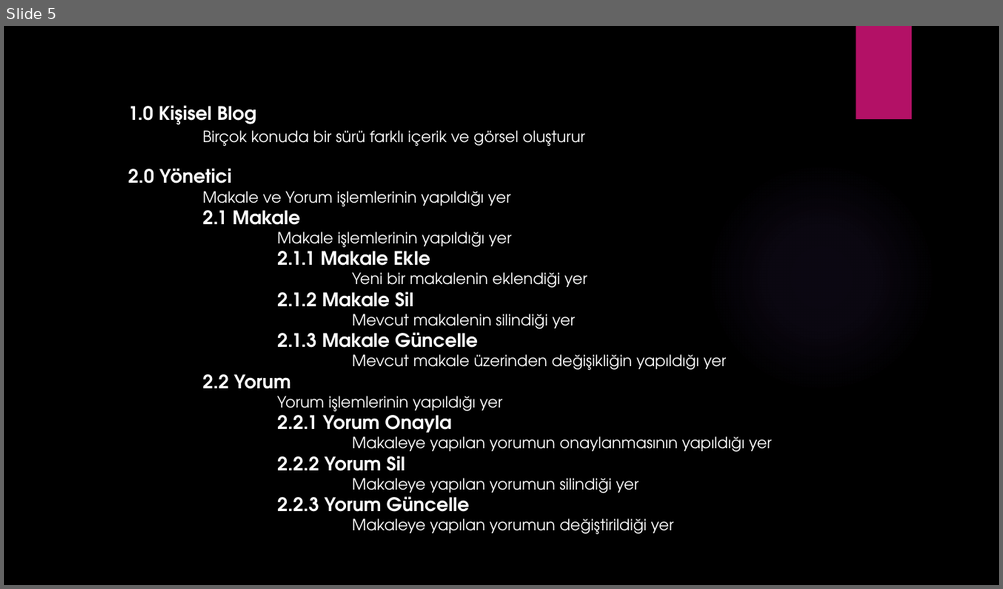
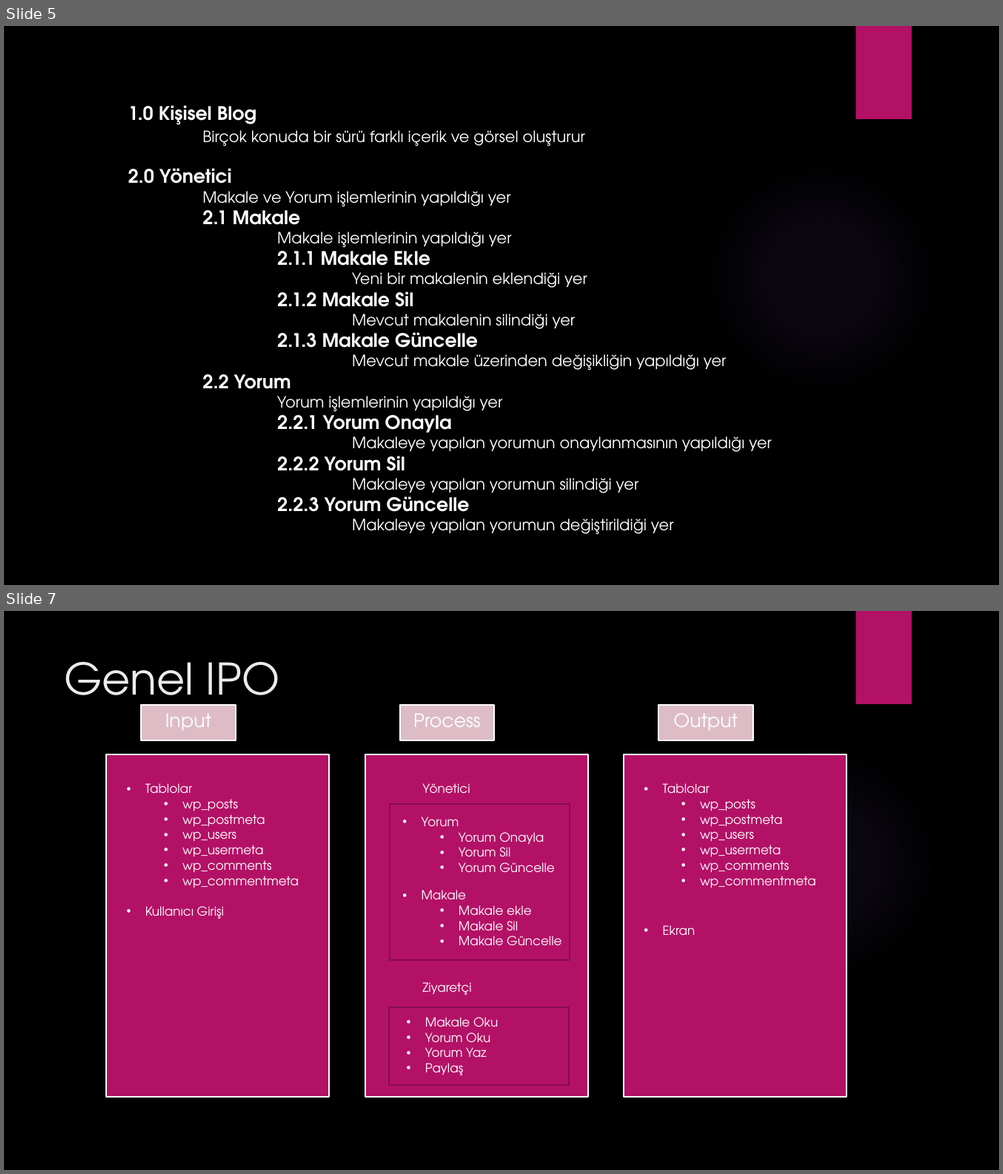
Before and after one commit to ekaraman89/Sistem-Analiz-ve-Tasar-m-, a slide deck: Sistem Analizi ve Tasarımı 2. Sunum.pptx. Shown one above the other, each under a label of ours: slide 5 before the commit, slides 5 and 7 after it; the slides between them are not shown. The pictures are 1003x589 and 1003x1174 pixels, drawn with LibreOffice and Linux fonts; fonts in the diff are those of the drawing; background and template pictures are left out. Boxes give left, top, right and bottom in pixels: in the first picture for what was removed or moved away, otherwise in the second. Text is boxed around its words. In the diff, an @@ line names an element or a change of style, - is before the commit and + after.

```diff
--- a/Sistem Analizi ve Tasarımı 2. Sunum.pptx
+++ b/Sistem Analizi ve Tasarımı 2. Sunum.pptx
@@ slide 7 added at (4, 611, 999, 1170), background picture (left out); not listed: 2 template elements that a slide beside it also shows @@
@@ title added at (64, 661, 279, 715), 42 pt, text #EBEBEB @@
+Genel IPO
@@ group added at (106, 705, 846, 1097): 3 freeform shapes, 3 rectangles @@
+  •• Tablolar
+    •• wp_posts
+    •• wp_postmeta
+    •• wp_users
+    •• wp_usermeta
+    •• wp_comments
+    •• wp_commentmeta
+  •• Kullanıcı Girişi
+Input
+    Yönetici
+    Ziyaretçi
+Process
+  •• Tablolar
+    •• wp_posts
+    •• wp_postmeta
+    •• wp_users
+    •• wp_usermeta
+    •• wp_comments
+    •• wp_commentmeta
+  •• Ekran
+Output
@@ rectangle added at (390, 804, 569, 960), fill #B31166, outline #840D4B 1.5 pt @@
@@ text added at (421, 817, 554, 873), 12 pt, text #FFFFFF @@
+  •• Yorum
+    •• Yorum Onayla
+    •• Yorum Sil
+    •• Yorum Güncelle
@@ text added at (421, 890, 561, 946), 12 pt, text #FFFFFF @@
+  •• Makale
+    •• Makale ekle
+    •• Makale Sil
+    •• Makale Güncelle
@@ rectangle added at (389, 1008, 569, 1085), fill #B31166, outline #840D4B 1.5 pt @@
@@ text added at (425, 1017, 498, 1076), 12 pt, text #FFFFFF @@
+  •• Makale Oku
+  •• Yorum Oku
+  •• Yorum Yaz
+  •• Paylaş
```
Also in this commit, not shown: 1 slide changed.
